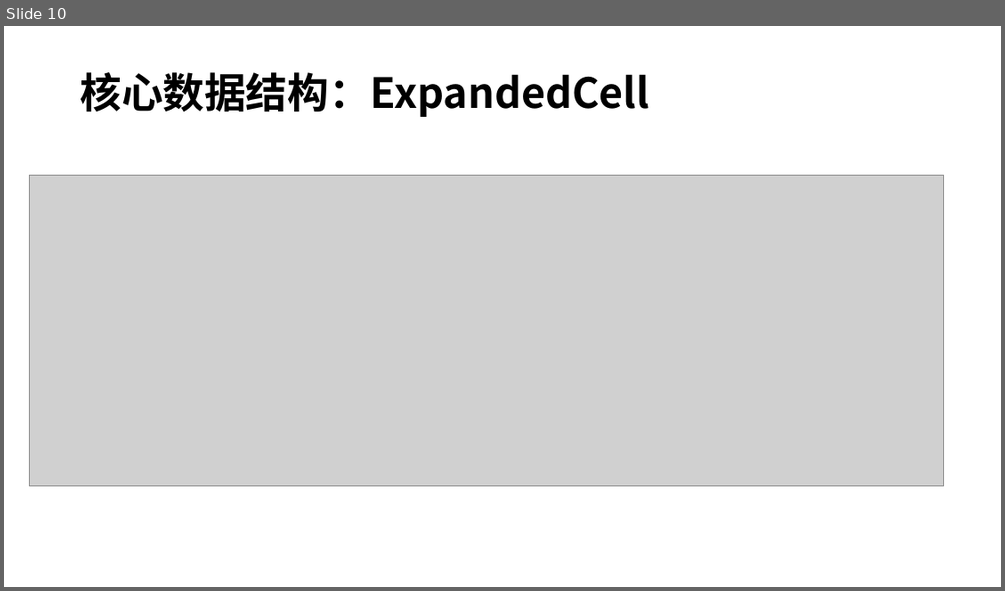
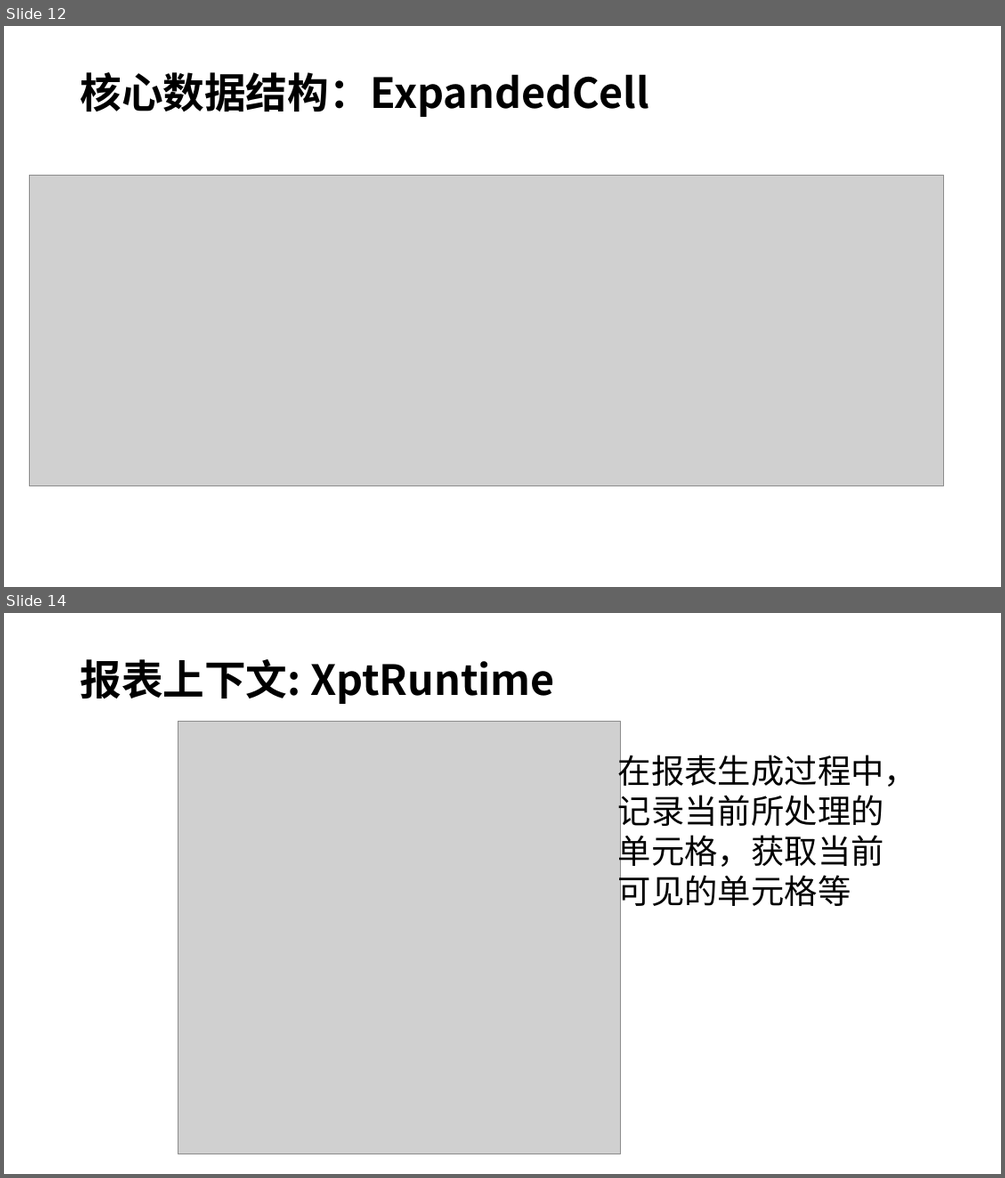
Before and after one commit to entropy-cloud/nop-entropy, a slide deck: docs/ppt/nop-report.pptx. Shown one above the other, each under a label of ours: slide 10 before the commit, slides 12 and 14 after it; the slides between them are not shown. The pictures are 1005x591 and 1005x1178 pixels, drawn with LibreOffice and Linux fonts; fonts in the diff are those of the drawing; grey boxes stand for pictures. Boxes give left, top, right and bottom in pixels: in the first picture for what was removed or moved away, otherwise in the second. Text is boxed around its words. In the diff, an @@ line names an element or a change of style, - is before the commit and + after.

```diff
--- a/docs/ppt/nop-report.pptx
+++ b/docs/ppt/nop-report.pptx
@@ slide 14 added at <box>4,613,1001,1174</box>, background #FFFFFF @@
@@ title added at <box>80,659,555,704</box>, 40 pt, text #000000, bold @@
+报表上下文: XptRuntime
@@ picture added at <box>178,722,621,1154</box> @@
@@ text added at <box>618,749,917,912</box>, 32 pt, text #000000 @@
+在报表生成过程中，记录当前所处理的单元格，获取当前可见的单元格等
@@ what was slide 10 is now slide 12 @@
```
Also in this commit, not shown: 3 slides changed, 1 other slide added, 1 other file.
